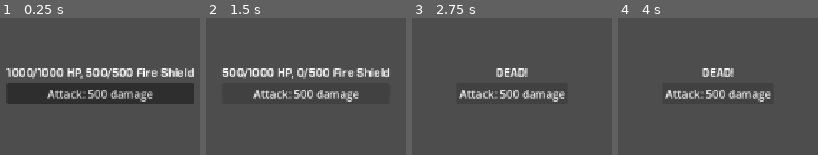
Above: before the commit, frames 1-4 (left to right).
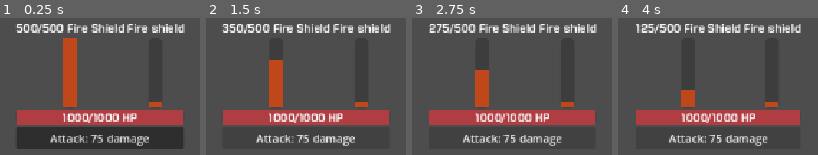
Above: after the commit, the same moments.

Repository: Hazarral/goodnight-Lerax-xathos
Game: Godot game, scene res://canvas_layer.tscn
Same seed, same stepped clock (60 frames per second), same inputs: the game is played once before the commit and once after it.
Inputs:
- Up to frame 1 (0.25 s): no input
- Up to frame 2 (1.5 s): click "Attack: 500 damage" (after the commit: "Attack: 75 damage") at 0.5 s; click "Attack: 500 damage" (after the commit: "Attack: 75 damage") at 1.25 s
- Up to frame 3 (2.75 s): click "Attack: 500 damage" (after the commit: "Attack: 75 damage") at 2 s
- Up to frame 4 (4 s): tap Enter at 2.75 s; tap Space at 3.5 s

The runs differ from the first frame. In frame 1, 45% of the frame differs, in the area x 3-97%, y 4-96%; in frame 2, 23%; in frame 3, 19%; in frame 4, 18%.

Commit message:
added fire shield visual

Diff:
--- /dev/null
+++ b/HP_and_shield_label.tres
@@ -0,0 +1,6 @@
+[gd_resource type="LabelSettings" format=3 uid="uid://cyb00v76gm434"]
+
+[ext_resource type="FontFile" uid="uid://d3semxt85025l" path="res://From the Stars Sb.otf" id="1_0ilsj"]
+
+[resource]
+font = ExtResource("1_0ilsj")
--- a/canvas_layer.tscn
+++ b/canvas_layer.tscn
@@ -1,10 +1,17 @@
 [gd_scene format=3 uid="uid://dlf3dxxgh2m2y"]
 
 [ext_resource type="Script" uid="uid://dgtkqb8jw1gbj" path="res://test.gd" id="1_tg4cr"]
+[ext_resource type="LabelSettings" uid="uid://cyb00v76gm434" path="res://HP_and_shield_label.tres" id="2_0qrqu"]
 [ext_resource type="FontFile" uid="uid://d3semxt85025l" path="res://From the Stars Sb.otf" id="2_37rai"]
 
-[sub_resource type="LabelSettings" id="LabelSettings_mr26c"]
-font = ExtResource("2_37rai")
+[sub_resource type="StyleBoxFlat" id="StyleBoxFlat_jpyye"]
+bg_color = Color(0.7529412, 0.2784314, 0.101960786, 1)
+
+[sub_resource type="Theme" id="Theme_jpyye"]
+default_font = ExtResource("2_37rai")
+
+[sub_resource type="StyleBoxFlat" id="StyleBoxFlat_orua6"]
+bg_color = Color(0.6871186, 0.2394191, 0.25674, 1)
 
 [node name="CanvasLayer" type="CanvasLayer" unique_id=104207414]
 script = ExtResource("1_tg4cr")
@@ -23,10 +30,73 @@
 grow_vertical = 2
 alignment = 1
 
-[node name="Label" type="Label" parent="VBoxContainer" unique_id=1443494871]
+[node name="Shields" type="HBoxContainer" parent="VBoxContainer" unique_id=1622341306]
 layout_mode = 2
+size_flags_horizontal = 4
+
+[node name="FireGroup" type="VBoxContainer" parent="VBoxContainer/Shields" unique_id=1848268517]
+layout_mode = 2
+
+[node name="FireShieldLabel" type="Label" parent="VBoxContainer/Shields/FireGroup" unique_id=1492384183]
+layout_mode = 2
+text = "Fire shield"
+label_settings = ExtResource("2_0qrqu")
+
+[node name="FireShield" type="ProgressBar" parent="VBoxContainer/Shields/FireGroup" unique_id=813284581]
+custom_minimum_size = Vector2(20, 100)
+layout_mode = 2
+size_flags_horizontal = 4
+size_flags_vertical = 1
+mouse_filter = 2
+theme_override_styles/fill = SubResource("StyleBoxFlat_jpyye")
+max_value = 500.0
+step = 1.0
+value = 50.0
+fill_mode = 3
+show_percentage = false
+
+[node name="WaterGroup" type="VBoxContainer" parent="VBoxContainer/Shields" unique_id=2016987406]
+layout_mode = 2
+
+[node name="WaterShieldLabel" type="Label" parent="VBoxContainer/Shields/WaterGroup" unique_id=1619108021]
+layout_mode = 2
+text = "Fire shield"
+label_settings = ExtResource("2_0qrqu")
+
+[node name="WaterShield" type="ProgressBar" parent="VBoxContainer/Shields/WaterGroup" unique_id=590252637]
+custom_minimum_size = Vector2(20, 100)
+layout_mode = 2
+size_flags_horizontal = 4
+size_flags_vertical = 1
+mouse_filter = 2
+theme_override_styles/fill = SubResource("StyleBoxFlat_jpyye")
+max_value = 500.0
+step = 1.0
+value = 50.0
+fill_mode = 3
+show_percentage = false
+
+[node name="HPBar" type="ProgressBar" parent="VBoxContainer" unique_id=598835160]
+custom_minimum_size = Vector2(100, 20)
+layout_mode = 2
+mouse_filter = 2
+theme = SubResource("Theme_jpyye")
+theme_override_styles/fill = SubResource("StyleBoxFlat_orua6")
+max_value = 1000.0
+step = 1.0
+value = 50.0
+show_percentage = false
+
+[node name="Label" type="Label" parent="VBoxContainer/HPBar" unique_id=1443494871]
+custom_minimum_size = Vector2(100, 20)
+layout_mode = 1
+anchors_preset = 15
+anchor_right = 1.0
+anchor_bottom = 1.0
+grow_horizontal = 2
+grow_vertical = 2
 text = "HP: 1000/1000"
-label_settings = SubResource("LabelSettings_mr26c")
+label_settings = ExtResource("2_0qrqu")
 horizontal_alignment = 1
 
 [node name="Button" type="Button" parent="VBoxContainer" unique_id=1703517866]
--- a/test.gd
+++ b/test.gd
@@ -1,43 +1,64 @@
 extends CanvasLayer
 
-@onready var hp_label := $VBoxContainer/Label
+@onready var fire_shield_label := $VBoxContainer/Shields/FireGroup/FireShieldLabel
+@onready var fire_shield_bar := $VBoxContainer/Shields/FireGroup/FireShield
+@onready var hp_bar := $VBoxContainer/HPBar
+@onready var hp_label := $VBoxContainer/HPBar/Label
 @onready var attack_button := $VBoxContainer/Button
 
 @export var max_fire_shield := 500
 @export var current_fire_shield := max_fire_shield
 @export var max_hp := 1000
 @export var current_hp := max_hp
-@export var damage := 500
+@export var damage := 75
 
 var is_dead := false
 
-const HP_LABEL_TEXT := "%d/%d HP, %d/%d Fire Shield"
+const FIRE_SHIELD_TEXT := "%d/%d Fire Shield"
+const HP_LABEL_TEXT := "%d/%d HP"
 
 func _ready() -> void:
-	update_hp_label()
+	fire_shield_bar.max_value = max_fire_shield
+	hp_bar.max_value = max_hp
+
+	update_shield_bar()
+	update_hp_bar()
 	attack_button.text = "Attack: %d damage" % damage
 
-func update_hp_label() -> void:
+func update_hp_bar() -> void:
 	if is_dead:
 		hp_label.text = "DEAD!"
+		hp_bar.value = 0.0
 		return
 
-	hp_label.text = HP_LABEL_TEXT % [current_hp, max_hp, current_fire_shield, max_fire_shield]
+	hp_label.text = HP_LABEL_TEXT % [current_hp, max_hp]
+	hp_bar.value = current_hp
+
+func update_shield_bar() -> void:
+	if is_dead:
+		print("Target already dead! Shield is of no use.")
+		return
+
+	fire_shield_label.text = FIRE_SHIELD_TEXT % [current_fire_shield, max_fire_shield]
+	fire_shield_bar.value = current_fire_shield
 
 func _on_button_pressed() -> void:
 	if is_dead:
 		print("Target already dead! You can absorb them instead.")
 		return
 
-	var damage_to_shield = mini(current_fire_shield, damage)
+	var damage_to_shield := mini(current_fire_shield, damage)
 	current_fire_shield -= damage_to_shield
 	current_hp = maxi(current_hp - (damage - damage_to_shield), 0)
 
-	if damage_to_shield > 0 and current_fire_shield <= 0:
-		print("Fire shield broken!")
+	if damage_to_shield > 0:
+		update_shield_bar()
+		if current_fire_shield <= 0:
+			print("Fire shield broken!")
+
 	if current_hp <= 0:
 		current_hp = 0 # Clamp nicely
 		is_dead = true
 		print("Target killed!")
 
-	update_hp_label()
+	update_hp_bar()
